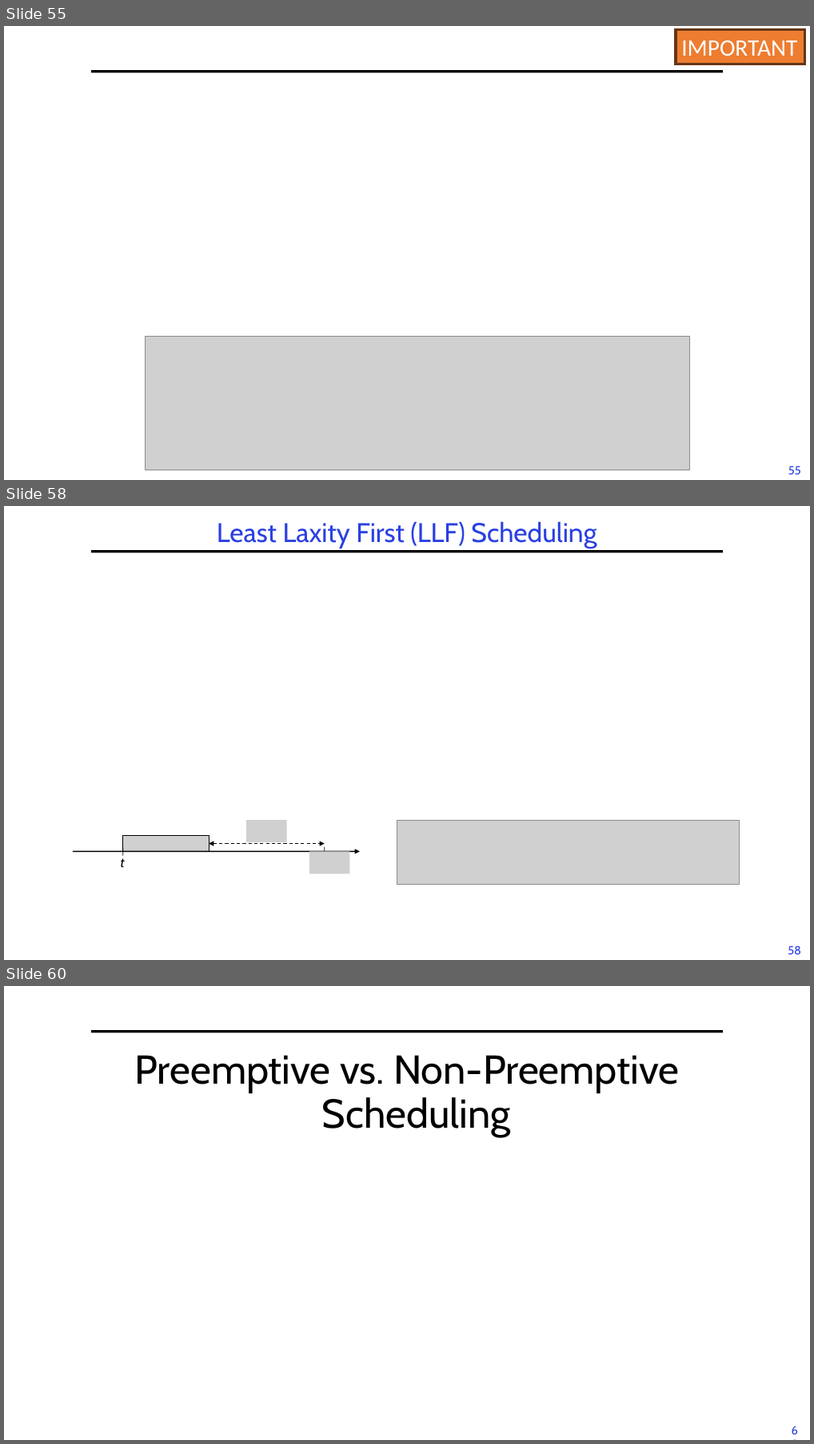
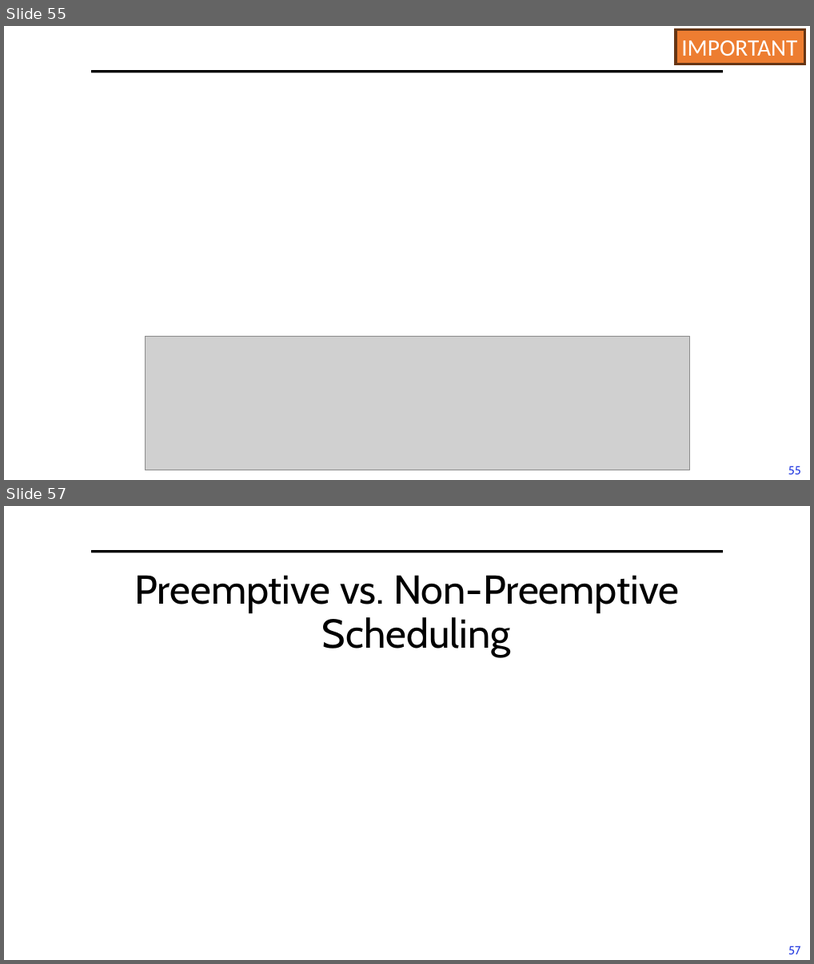
Before and after one commit to guhofstra/CSC112Fa26, a slide deck: PPTs/L6-RTScheduling I.pptx. Shown one above the other, each under a label of ours: slides 55, 58 and 60 before the commit, slides 55 and 57 after it; the slides between them are not shown. The pictures are 814x1444 and 814x964 pixels, drawn with LibreOffice and Linux fonts; fonts in the diff are those of the drawing; grey boxes stand for pictures. Boxes give left, top, right and bottom in pixels: in the first picture for what was removed or moved away, otherwise in the second. Text is boxed around its words. In the diff, an @@ line names an element or a change of style, - is before the commit and + after.

```diff
--- a/PPTs/L6-RTScheduling I.pptx
+++ b/PPTs/L6-RTScheduling I.pptx
@@ slide 58 removed at bbox=[4, 506, 810, 960], background #FFFFFF; not listed: 2 template elements that a slide beside it also shows @@
@@ title removed at bbox=[217, 521, 597, 548] @@
-Least Laxity First (LLF) Scheduling
@@ picture removed at bbox=[123, 836, 209, 852] @@
@@ picture removed at bbox=[246, 820, 287, 842] @@
@@ picture removed at bbox=[398, 820, 740, 884] @@
@@ double arrow removed from (209, 844) to (325, 844) @@
@@ group removed at bbox=[72, 847, 360, 874]: 2 lines, 1 arrow, 1 text, 1 picture @@
-t
@@ what was slide 60 is now slide 57 @@
@@ page number at bbox=[789, 945, 801, 954]: text changed @@
-60
+57
```
Also in this commit, not shown: 4 slides changed, 2 other slides removed, 14 other files.
